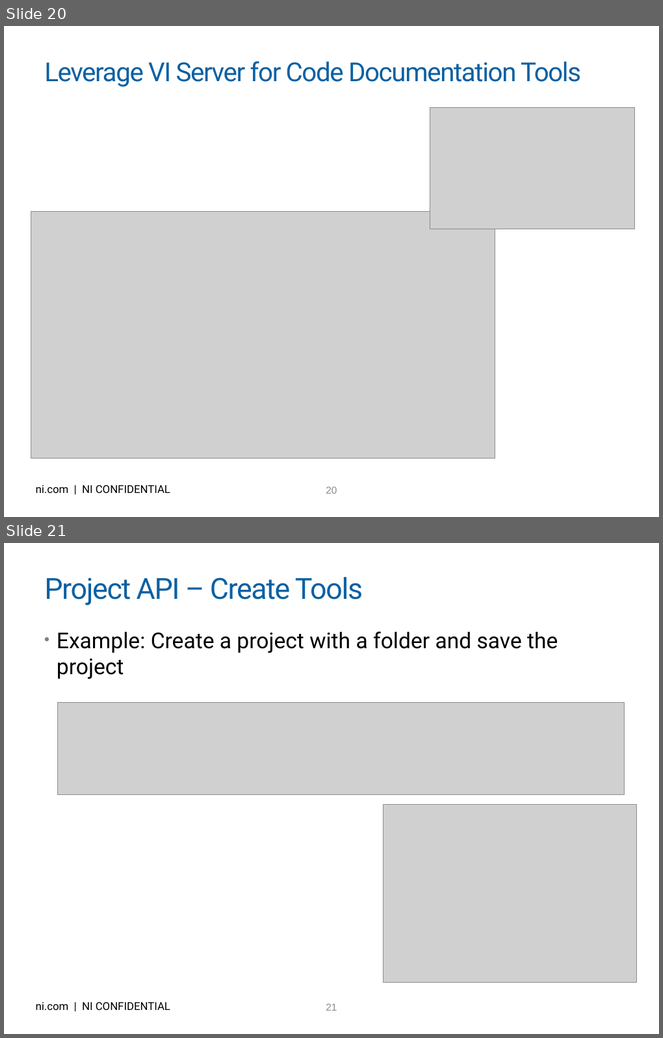
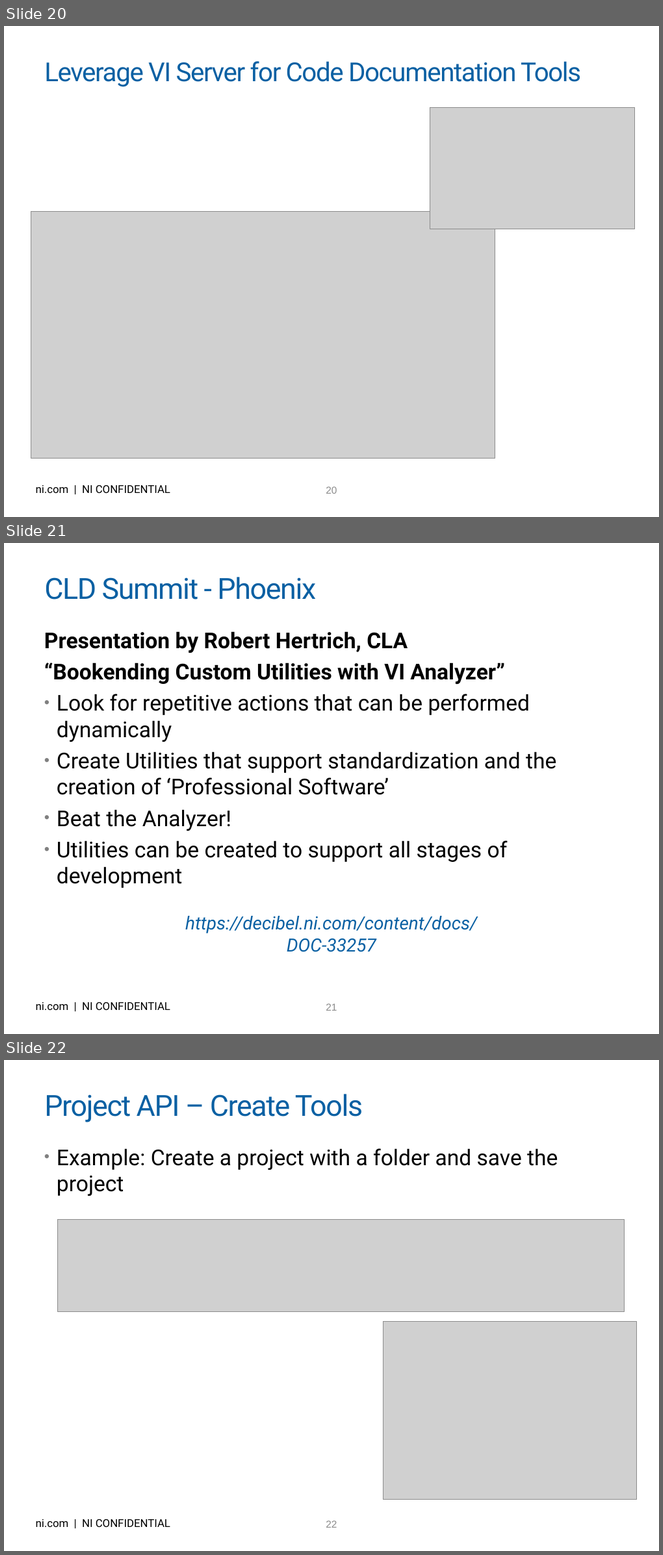
Before and after one commit to njhollenback/Presentations, a slide deck: LV for Advanced Apps - 10 Keys to Success.pptx. Shown one above the other, each under a label of ours: slides 20 and 21 before the commit, slides 20, 21 and 22 after it. The pictures are 663x1038 and 663x1555 pixels, drawn with LibreOffice and Linux fonts; fonts in the diff are those of the drawing; grey boxes stand for pictures; background and template pictures are left out. Boxes give left, top, right and bottom in pixels: in the first picture for what was removed or moved away, otherwise in the second. Text is boxed around its words. In the diff, an @@ line names an element or a change of style, - is before the commit and + after.

```diff
--- a/LV for Advanced Apps - 10 Keys to Success.pptx
+++ b/LV for Advanced Apps - 10 Keys to Success.pptx
@@ slide 21 added at [4, 543, 659, 1034], background picture (left out); not listed: 2 template elements that a slide beside it also shows @@
@@ title added at [44, 577, 316, 600], 32 pt, text #0A60A3 @@
+CLD Summit - Phoenix
@@ text added at [44, 631, 556, 888], 24 pt, text #000000 @@
+Presentation by Robert Hertrich, CLA
+“Bookending Custom Utilities with VI Analyzer”
+• Look for repetitive actions that can be performed dynamically
+• Create Utilities that support standardization and the creation of ‘Professional Software’
+• Beat the Analyzer!
+• Utilities can be created to support all stages of development
@@ text added at [185, 916, 477, 953], 20 pt, text #0A60A3, italic @@
+https://decibel.ni.com/content/docs/DOC-33257
@@ what was slide 21 is now slide 22 @@
@@ page number at [326, 1521, 337, 1528]: text changed @@
-21
+22
```
Also in this commit, not shown: 8 slides changed, 3 other slides added, 3 slides removed.
